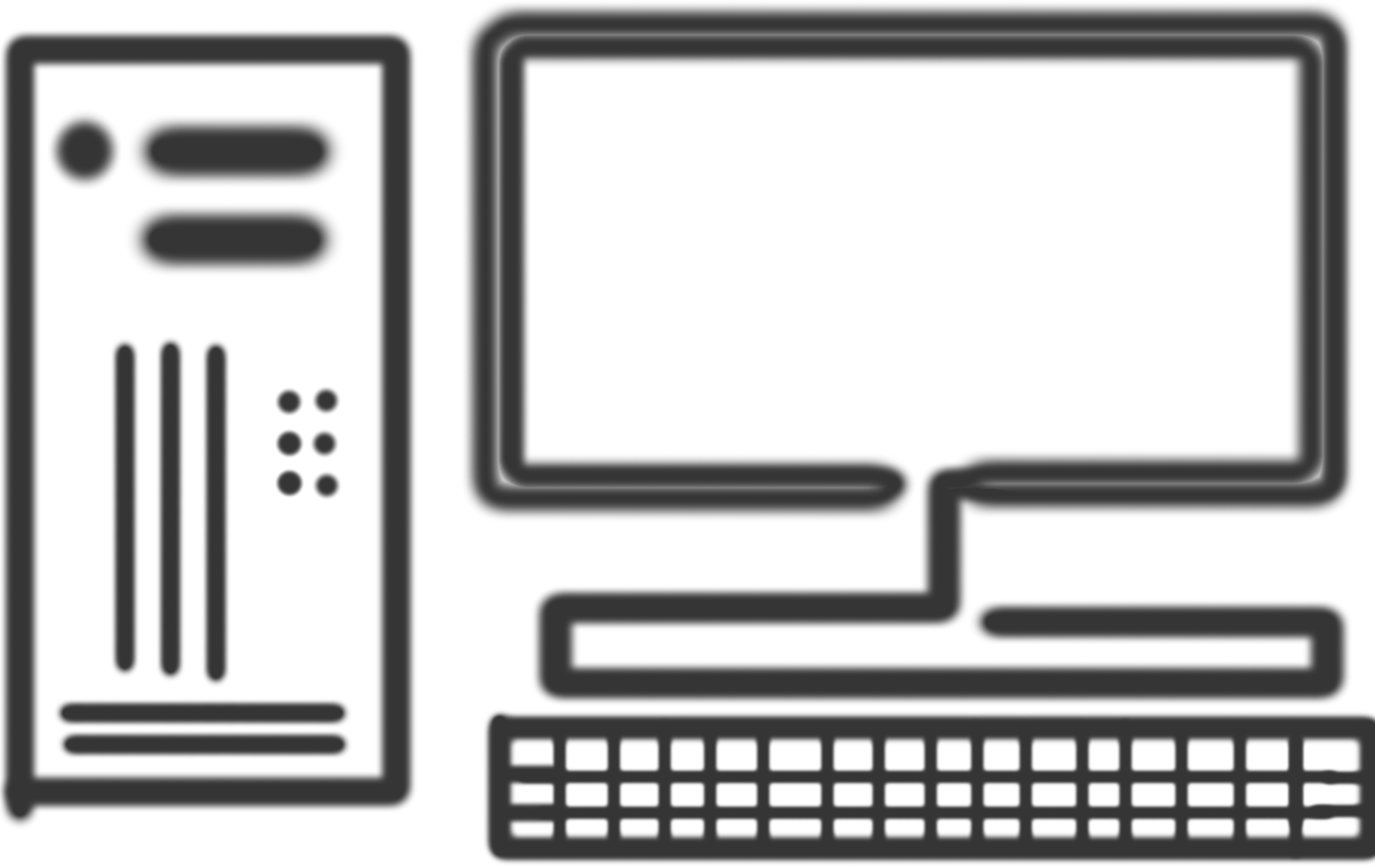
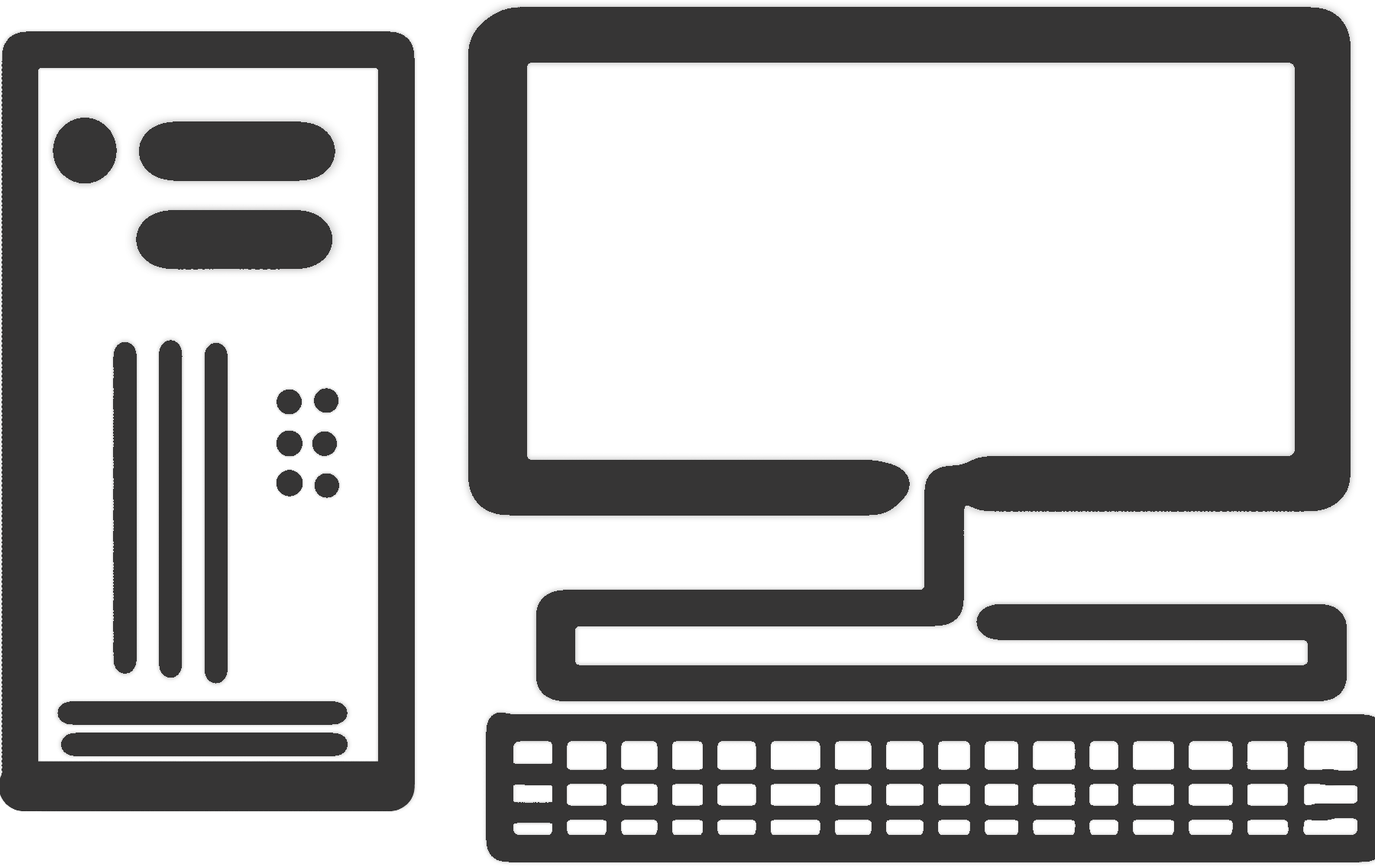
Layers edited between the first and the second w=1375, h=867 image:
painted on "Layer #1" over (52, 6, 1375, 863)
painted on "Background" over (0, 29, 417, 829)
